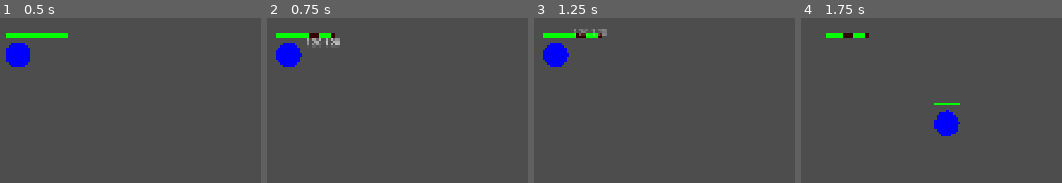
Above: before the commit, frames 1-4 (left to right).
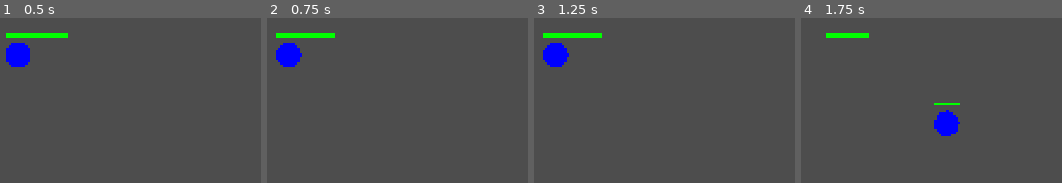
Above: after the commit, the same moments.

Repository: JoeyDD27/1v1-hero-game-demo-version
Game: Godot game, scene res://scenes/BattleScene.tscn
Two runs of this game, one before a commit and one after it. Both use one fixed random seed, a clock stepped at 60 frames per second and the inputs below. This scene is started directly instead of the project's main scene.
Inputs (mouse positions are in pixels of both pictures, inside the frame that each line leads up to):
- Up to frame 1 (0.5 s): no input
- Up to frame 2 (0.75 s): tap Enter at 0.5 s; move the mouse to (outside the picture) at 0.52 s; hold D (move_right) from 0.53 s (still down); tap E (ability_e) at 0.6 s
- Up to frame 3 (1.25 s): keep holding D (move_right)
- Up to frame 4 (1.75 s): move the mouse to (949, 77) at 1.27 s; release D (move_right) at 1.28 s; hold S (move_down) from 1.28 s (still down); tap Q (ability_q) at 1.35 s

Frame 1 is identical in both runs. In frame 2, 0.5% of the frame differs, in the area x 15-28%, y 9-17%; in frame 3, 0.4%; in frame 4, 0.2%.

Commit message:
second hero attack -> crashes game  bug fix1.0

Diff:
--- a/scripts/core/Hero.gd
+++ b/scripts/core/Hero.gd
@@ -503,6 +503,21 @@
 	for result in results:
 		var body = result.collider
 		if body.has_method("take_damage") and body != self:
+			# Check if it's an enemy hero (different player_id)
+			var body_player_id = body.get("player_id")
+			if body_player_id == null or body_player_id == player_id:
+				continue
+
+			# Check if hero is dead
+			var body_is_dead = body.get("is_dead")
+			if body_is_dead != null and body_is_dead:
+				continue
+
+			# Check if hero is invincible
+			var body_is_invincible = body.get("is_invincible")
+			if body_is_invincible != null and body_is_invincible:
+				continue
+
 			# Check if enemy is in attack direction (cone check)
 			var to_enemy = (body.global_position - position).normalized()
 			var dot = direction.dot(to_enemy)
@@ -632,6 +647,21 @@
 	for result in results:
 		var body = result.collider
 		if body.has_method("take_damage") and body != self:
+			# Check if it's an enemy hero (different player_id)
+			var body_player_id = body.get("player_id")
+			if body_player_id == null or body_player_id == player_id:
+				continue
+
+			# Check if hero is dead
+			var body_is_dead = body.get("is_dead")
+			if body_is_dead != null and body_is_dead:
+				continue
+
+			# Check if hero is invincible
+			var body_is_invincible = body.get("is_invincible")
+			if body_is_invincible != null and body_is_invincible:
+				continue
+
 			var distance = position.distance_to(body.global_position)
 			if distance <= bash_radius:
 				body.take_damage(bash_damage)
@@ -707,6 +737,21 @@
 	for result in results:
 		var body = result.collider
 		if body.has_method("take_damage") and body != self:
+			# Check if it's an enemy hero (different player_id)
+			var body_player_id = body.get("player_id")
+			if body_player_id == null or body_player_id == player_id:
+				continue
+
+			# Check if hero is dead
+			var body_is_dead = body.get("is_dead")
+			if body_is_dead != null and body_is_dead:
+				continue
+
+			# Check if hero is invincible
+			var body_is_invincible = body.get("is_invincible")
+			if body_is_invincible != null and body_is_invincible:
+				continue
+
 			var distance = mouse_pos.distance_to(body.global_position)
 			if distance <= fireball_radius:
 				body.take_damage(fireball_damage)
--- a/scripts/core/Projectile.gd
+++ b/scripts/core/Projectile.gd
@@ -73,8 +73,15 @@
 		var body = result.collider
 		if body.has_method("take_damage") and body != self:
 			# Make sure it's an enemy hero
-			if body.has("player_id") and body.player_id != owner_peer_id:
-				if not body.has("is_invincible") or not body.is_invincible:
-					body.take_damage(damage)
-					queue_free()
-					return
+			# Check if body has player_id property (using get() instead of has())
+			var body_player_id = body.get("player_id")
+			if body_player_id != null and body_player_id != owner_peer_id:
+				# Check if hero is dead before checking invincibility
+				var is_dead = body.get("is_dead")
+				if is_dead == null or not is_dead:
+					# Check invincibility
+					var is_invincible = body.get("is_invincible")
+					if is_invincible == null or not is_invincible:
+						body.take_damage(damage)
+						queue_free()
+						return
